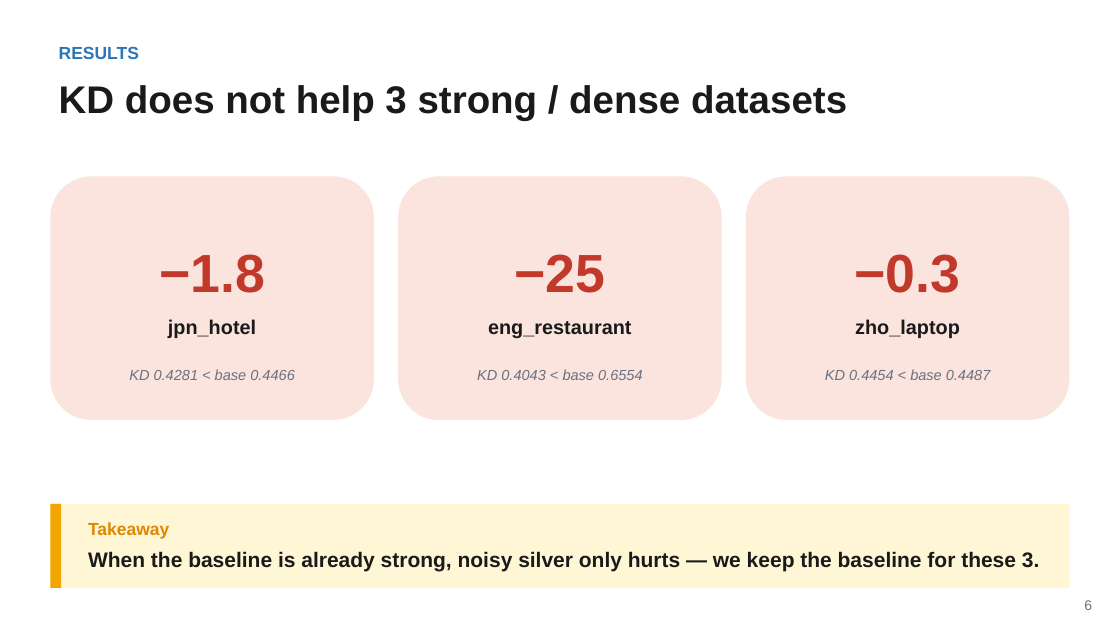
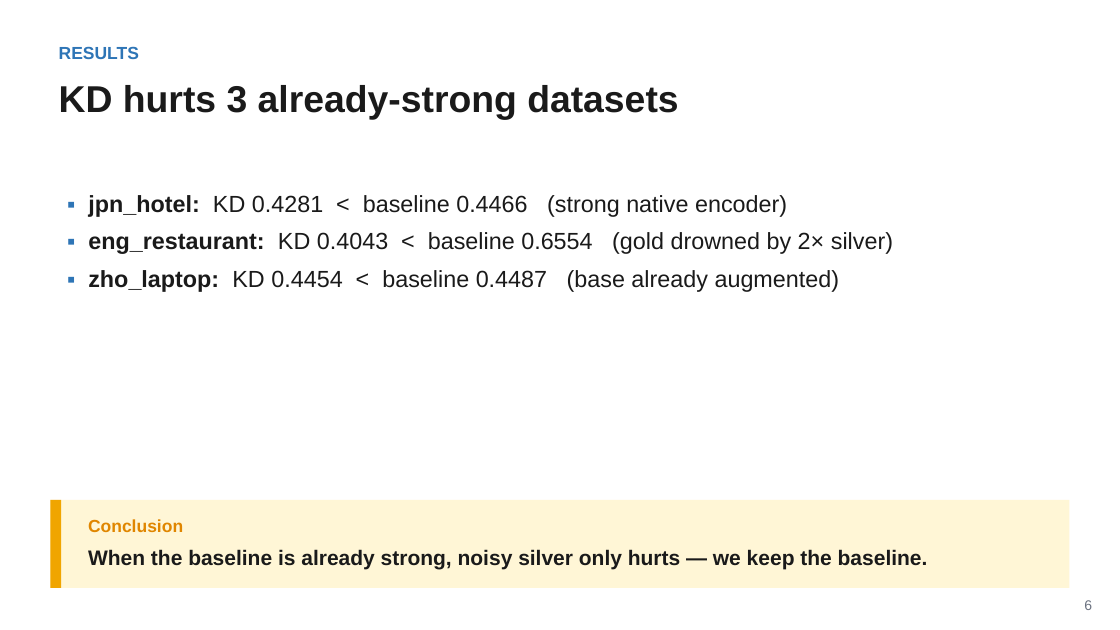
Before and after one commit to magnum-qin/ABSA-QUAD, a slide deck: slide 6 of docs/KD_group_meeting_20260629.pptx. Drawn at 1120x630 pixels with LibreOffice and Linux fonts; fonts in the diff are those of the drawing. Boxes give left, top, right and bottom in pixels: in the first picture for what was removed or moved away, otherwise in the second. Text is boxed around its words. In the diff, an @@ line names an element or a change of style, - is before the commit and + after.

```diff
--- a/docs/KD_group_meeting_20260629.pptx
+++ b/docs/KD_group_meeting_20260629.pptx
@@ text at <box>59,85,678,120</box>: text changed; size 33 to 32 pt @@
-KD does not help 3 strong / dense datasets
+KD hurts 3 already-strong datasets
@@ rounded rectangle removed at <box>50,176,374,420</box> @@
@@ rounded rectangle removed at <box>398,176,722,420</box> @@
@@ rounded rectangle removed at <box>746,176,1070,420</box> @@
@@ text added at <box>88,195,893,292</box>, 20 pt, text #1A1A1A @@
+▪ jpn_hotel: KD 0.4281 < baseline 0.4466 (strong native encoder)
+▪ eng_restaurant: KD 0.4043 < baseline 0.6554 (gold drowned by 2× silver)
+▪ zho_laptop: KD 0.4454 < baseline 0.4487 (base already augmented)
@@ text removed at <box>159,254,265,293</box> @@
-−1.8
@@ text removed at <box>514,254,605,293</box> @@
-−25
@@ text removed at <box>855,254,961,293</box> @@
-−0.3
@@ text removed at <box>168,319,256,338</box> @@
-jpn_hotel
@@ text removed at <box>488,321,631,338</box> @@
-eng_restaurant
@@ text removed at <box>855,319,960,338</box> @@
-zho_laptop
@@ text removed at <box>129,369,295,380</box> @@
-KD 0.4281 < base 0.4466
@@ text removed at <box>477,369,643,380</box> @@
-KD 0.4043 < base 0.6554
@@ text removed at <box>825,369,991,380</box> @@
-KD 0.4454 < base 0.4487
@@ rectangle: place and size @@
-rectangle at <box>50,504,1070,588</box>
+rectangle at <box>50,500,1070,588</box>
@@ rectangle: place and size @@
-rectangle at <box>50,504,61,588</box>
+rectangle at <box>50,500,61,588</box>
@@ text removed at <box>88,522,169,539</box> @@
-Takeaway
@@ text added at <box>88,519,183,532</box>, 15 pt, text #E08600, bold @@
+Conclusion
@@ text at <box>88,549,928,569</box>: text changed @@
-When the baseline is already strong, noisy silver only hurts — we keep the baseline for these 3.
+When the baseline is already strong, noisy silver only hurts — we keep the baseline.
```
Also in this commit, not shown: 9 other slides changed.
